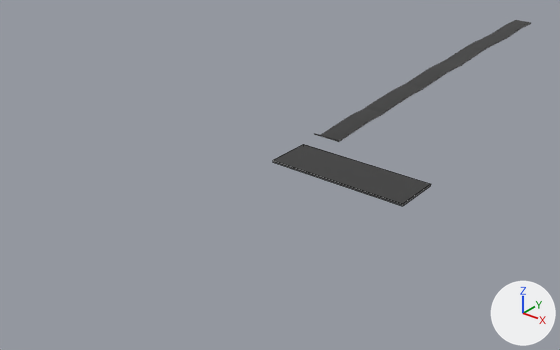
The OBJ model Assets/middleramp_tarmac.obj: old version first, new version second.
One viewpoint serves both versions: a 50 mm camera at (83.4, -150.0, 70.3) aimed at (-19.5, -21.3, -9.5). Lighting does not change. The marker at lower right points along +X, +Y and +Z. Mesh edges are drawn as thin lines on the coarser meshes. Where no turn or scale is listed for an object, it has been applied to the vertices.

The first picture shows 'Cube.023_Cube.022', 'Plane'.
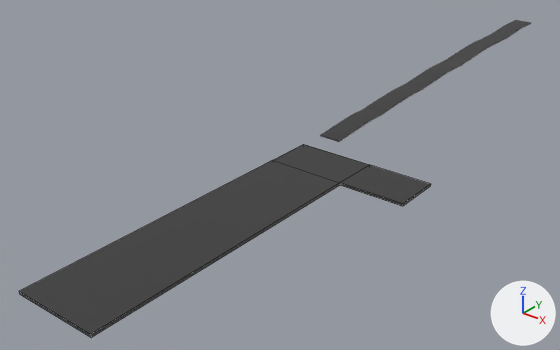
Boxes (x1, y1, x2, y2) around the edits, measured in the pictures (560 x 350 px):
'Plane', reshaped (160% wider, 208% taller): before (273, 144, 431, 206); after (19, 144, 431, 337)
part 1 of me_plane, built on: before (273, 158, 420, 206); after (19, 158, 420, 337)

The change in detail:
me_plane is used by ob_plane; location (0.0, 0.0, 0.0).
me_plane had 8 vertices, 6 faces and spanned x -14.7..18.1, y -29.9..-18.7, z -1.7..-1.1.
me_plane now has 16 vertices, 14 faces and spans x -14.7..18.1, y -94.6..-18.7, z -1.7..-1.1.
Part 1, on me_plane:
4 faces are deleted.
8 vertices are added at x -14.7..3.2, y -94.6..-18.7, z -1.7..-1.1.
12 new faces join them.
